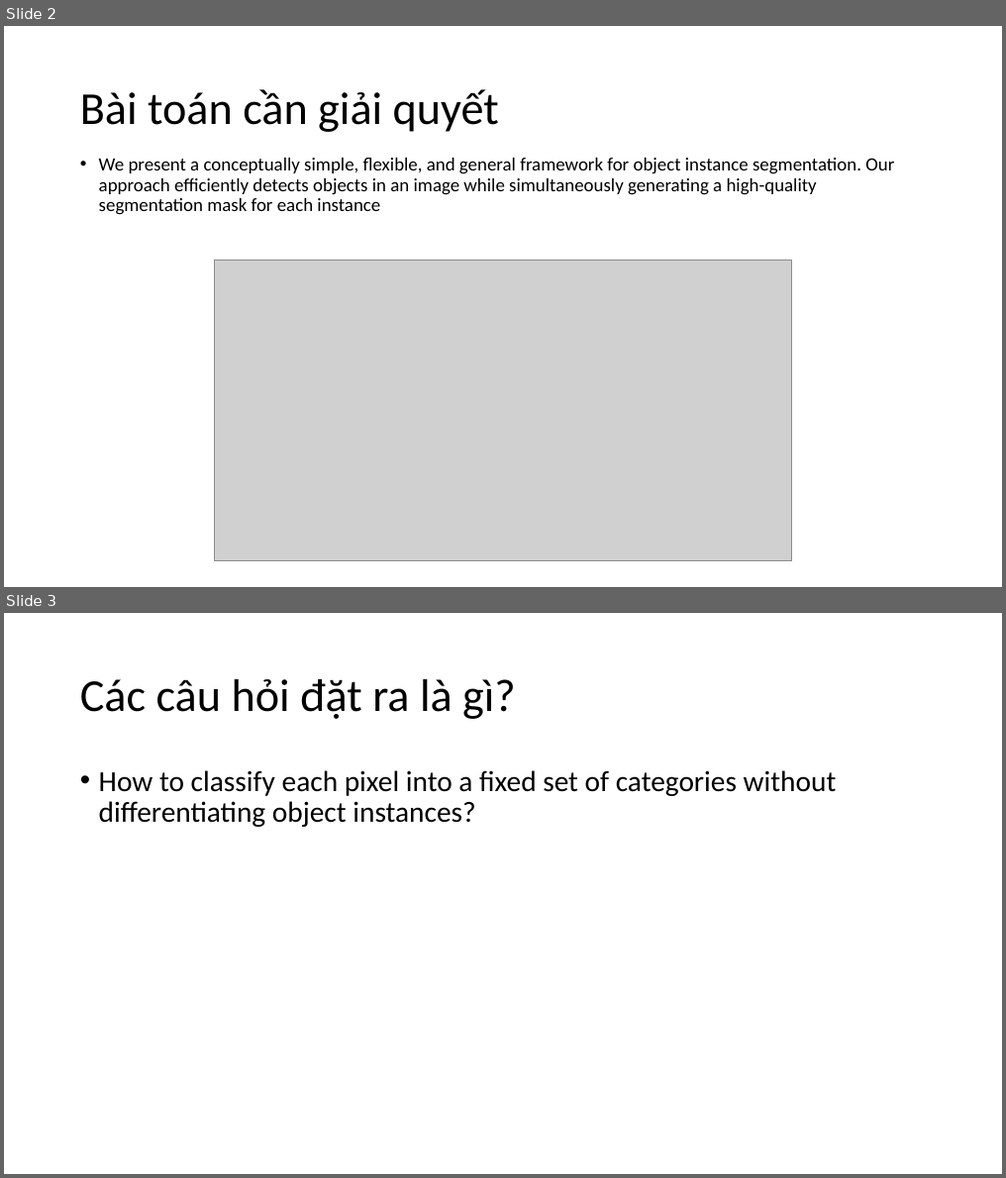
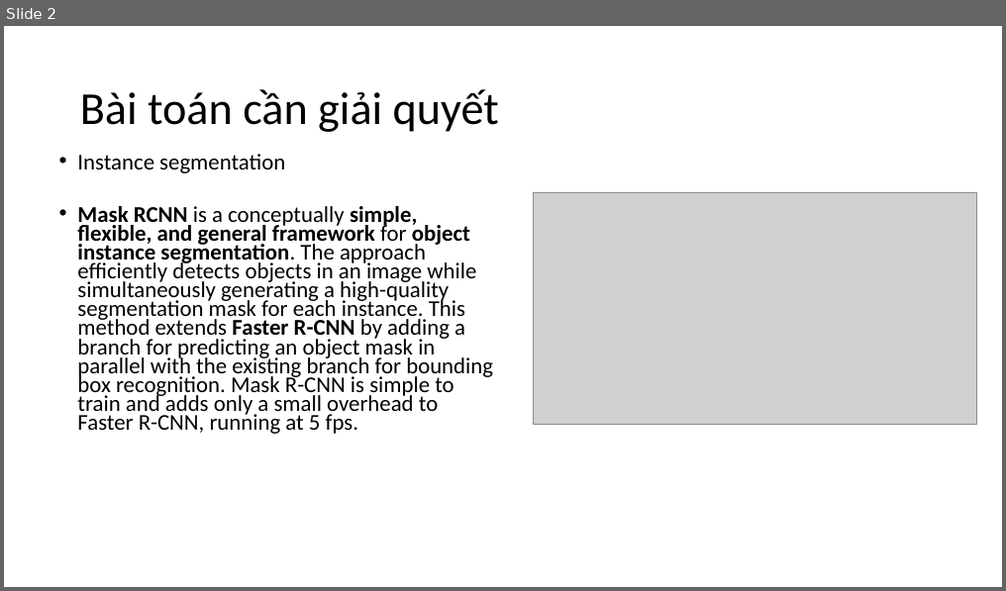
Before and after one commit to quyethv15uit/CS2205.CH1501, a slide deck: QT31.pptx. Shown one above the other, each under a label of ours: slides 2 and 3 before the commit, slide 2 after it. The pictures are 1006x1178 and 1006x591 pixels, drawn with LibreOffice and Linux fonts; fonts in the diff are those of the drawing; grey boxes stand for pictures. Boxes give left, top, right and bottom in pixels: in the first picture for what was removed or moved away, otherwise in the second. Text is boxed around its words. In the diff, an @@ line names an element or a change of style, - is before the commit and + after.

```diff
--- a/QT31.pptx
+++ b/QT31.pptx
@@ slide 3 removed at [4, 613, 1002, 1174], background #FFFFFF @@
@@ title removed at [80, 679, 516, 719] @@
-Các câu hỏi đặt ra là gì?
@@ text removed at [99, 770, 837, 827] @@
-• How to classify each pixel into a fixed set of categories without differentiating object instances?
@@ slide 2 changed as well @@
@@ text at [77, 154, 493, 434]: text changed; size 18 to 21.7 pt @@
-• We present a conceptually simple, flexible, and general framework for object instance segmentation. Our approach efficiently detects objects in an image while simultaneously generating a high-quality segmentation mask for each instance
+• Instance segmentation
+• Mask RCNN is a conceptually simple, flexible, and general framework for object instance segmentation. The approach efficiently detects objects in an image while simultaneously generating a high-quality segmentation mask for each instance. This method extends Faster R-CNN by adding a branch for predicting an object mask in parallel with the existing branch for bounding box recognition. Mask R-CNN is simple to train and adds only a small overhead to Faster R-CNN, running at 5 fps.
@@ picture: place and size @@
-picture at [214, 260, 792, 562]
+picture at [534, 193, 977, 425]
```
Also in this commit, not shown: 1 other slide changed, 1 slide added, 1 other slide removed.
